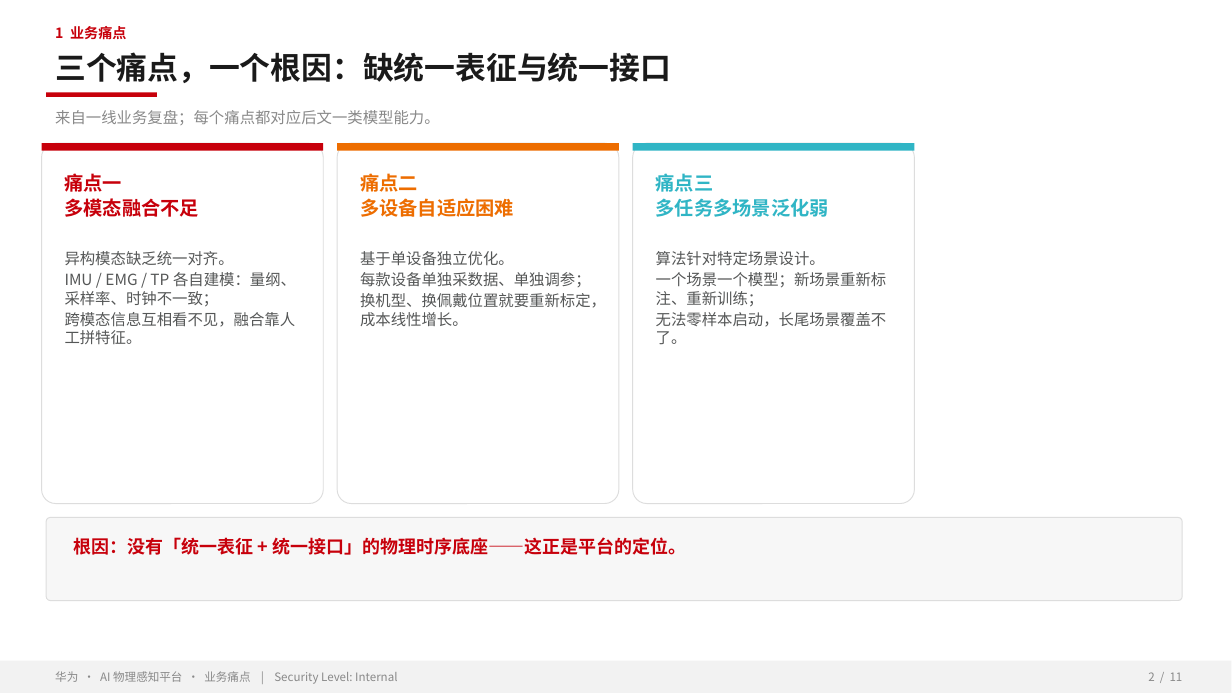
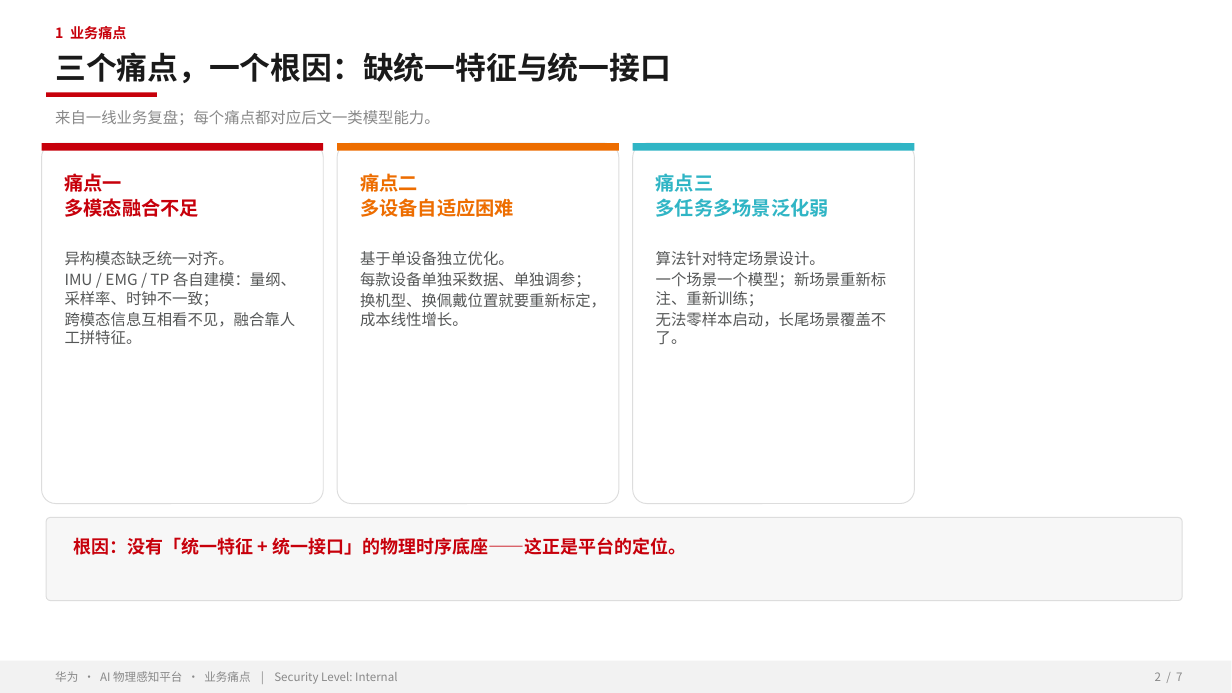
Before and after one commit to zhangrui1123/ai-physical-sensing, a slide deck: slide 2 of AI物理感知平台-华为汇报.pptx. Drawn at 1232x693 pixels with LibreOffice and Linux fonts; fonts in the diff are those of the drawing; background and template pictures are left out. Boxes give left, top, right and bottom in pixels: in the first picture for what was removed or moved away, otherwise in the second. Text is boxed around its words. In the diff, an @@ line names an element or a change of style, - is before the commit and + after.

```diff
--- a/AI物理感知平台-华为汇报.pptx
+++ b/AI物理感知平台-华为汇报.pptx
@@ text at box(55, 52, 671, 83): text changed @@
-三个痛点，一个根因：缺统一表征与统一接口
+三个痛点，一个根因：缺统一特征与统一接口
@@ text at box(74, 537, 687, 555): text changed @@
-根因：没有「统一表征 + 统一接口」的物理时序底座——这正是平台的定位。
+根因：没有「统一特征 + 统一接口」的物理时序底座——这正是平台的定位。
@@ text at box(1155, 672, 1182, 681): text changed @@
-2 / 11
+2 / 7
```
Also in this commit, not shown: 6 other slides changed, 4 slides removed, 1 other file.
